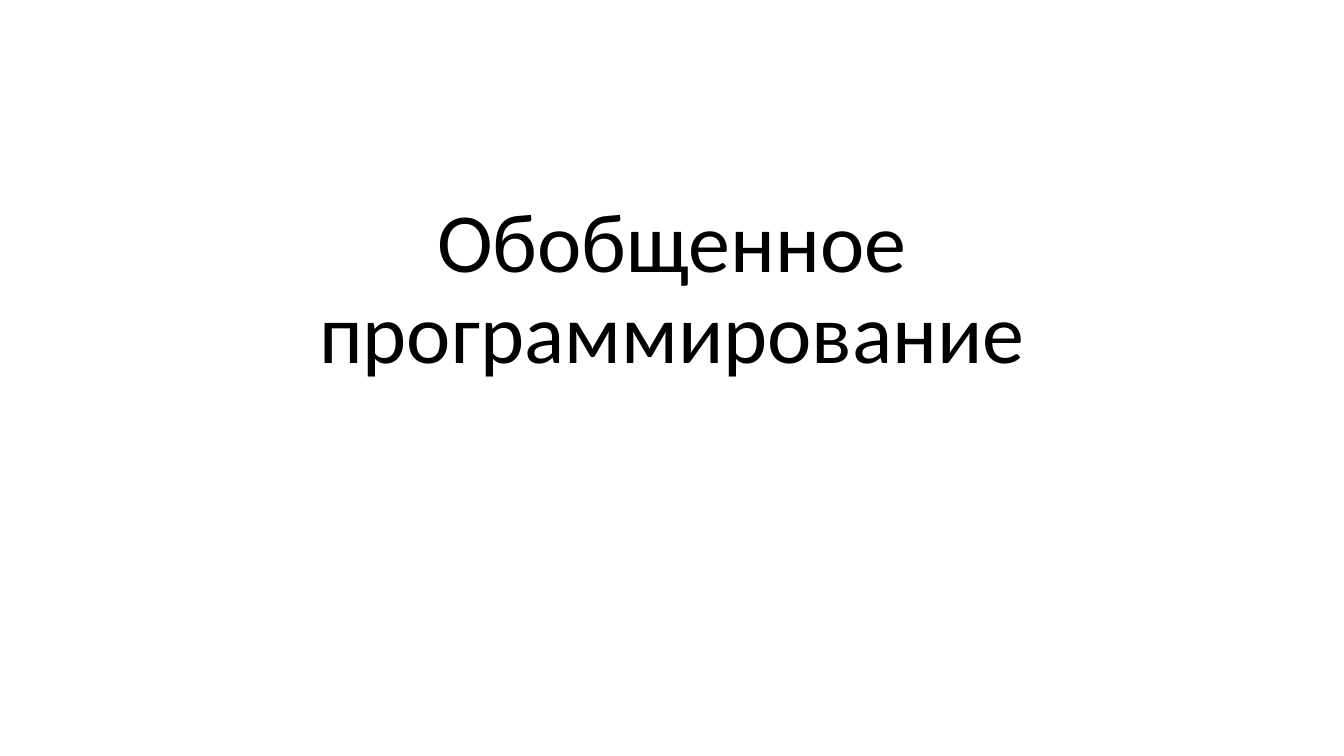
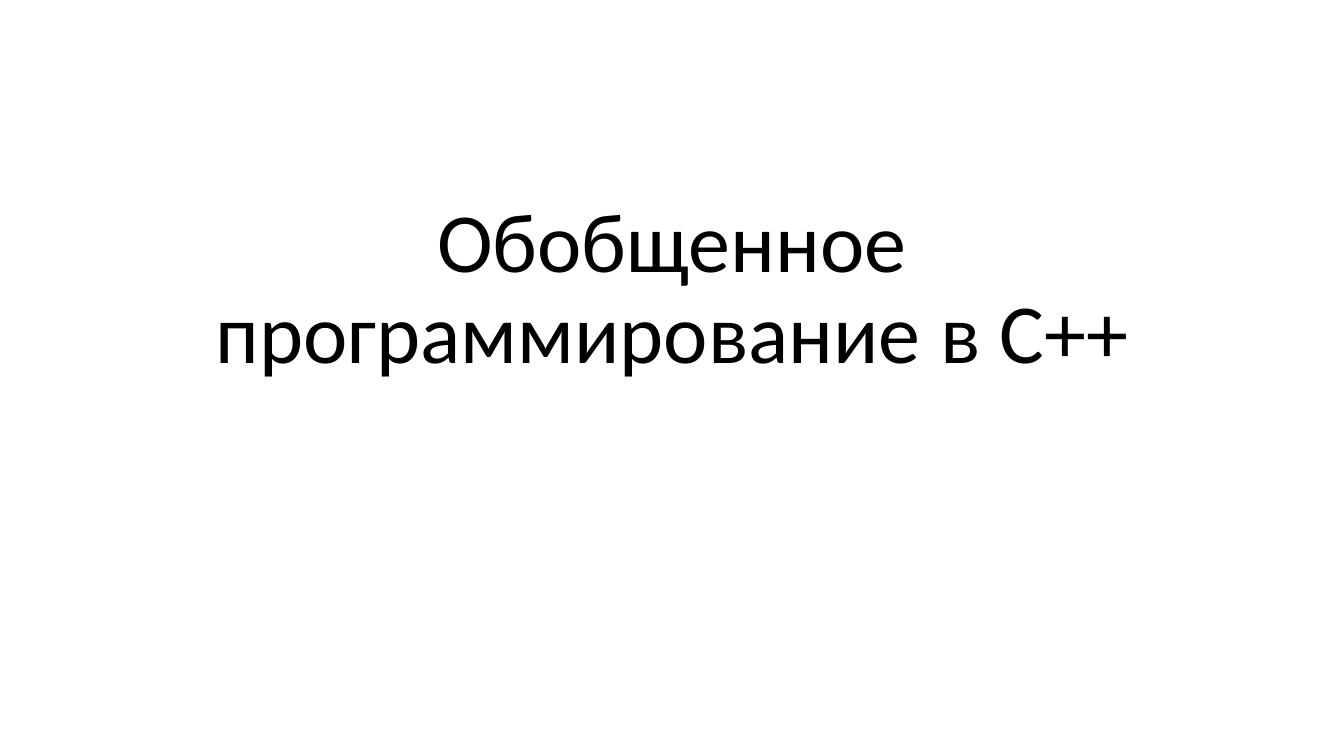
Before and after one commit to alexey-malov/oop, a slide deck: slide 1 of lectures/06/Обобщенное программирование, шаблоны.pptx. Drawn at 1344x756 pixels with LibreOffice and Linux fonts; fonts in the diff are those of the drawing. Boxes give left, top, right and bottom in pixels: in the first picture for what was removed or moved away, otherwise in the second. Text is boxed around its words. In the diff, an @@ line names an element or a change of style, - is before the commit and + after.

```diff
--- a/lectures/06/Обобщенное программирование, шаблоны.pptx
+++ b/lectures/06/Обобщенное программирование, шаблоны.pptx
@@ title at box(216, 215, 1128, 377): text changed @@
-Обобщенное программирование
+Обобщенное программирование в C++
```
Also in this commit, not shown: 8 other slides changed, 6 slides added, 17 slides removed, 1 other file.
